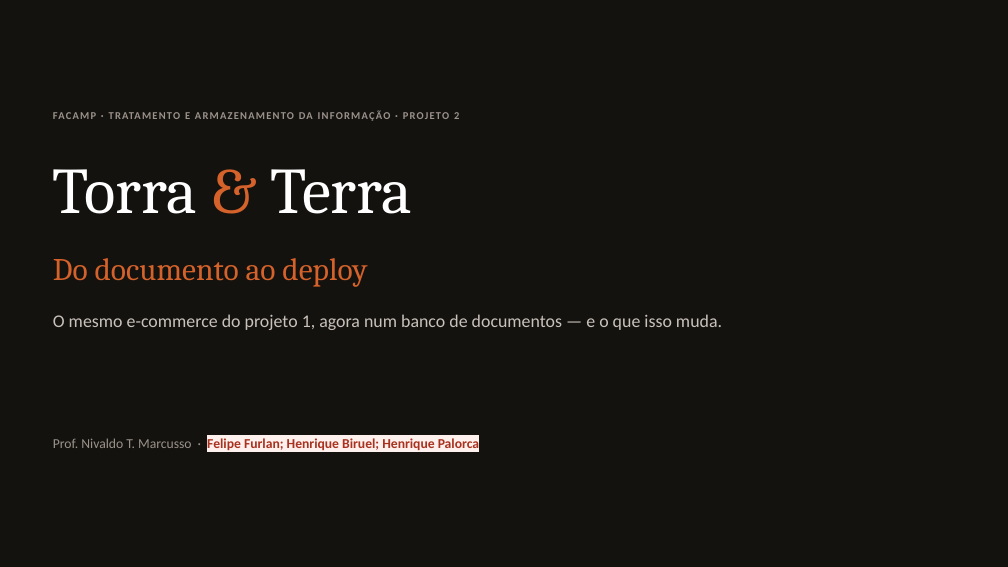
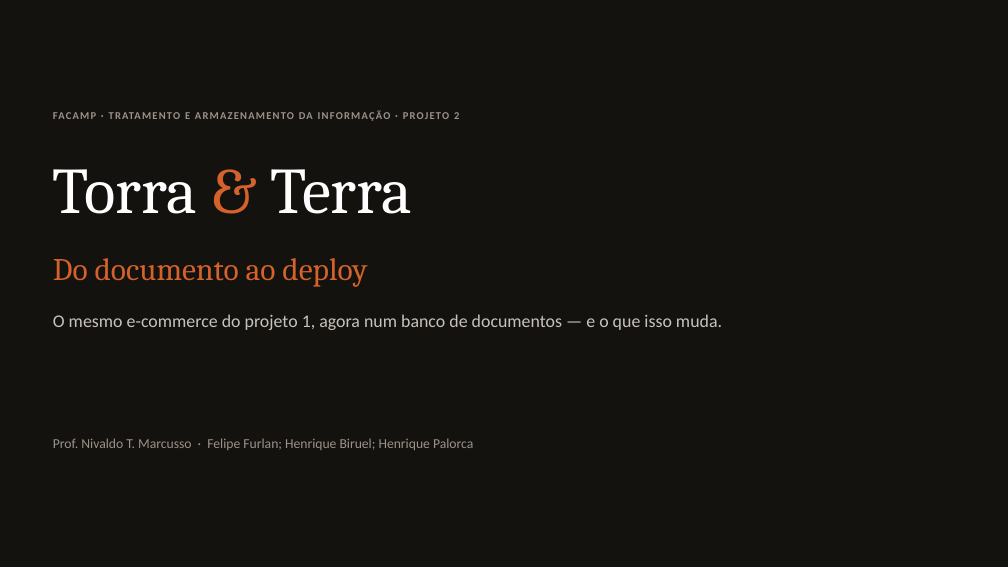
Before and after one commit to lipefurlan/projeto-nivaldo-nosql, a slide deck: slide 1 of public/static/Torra_e_Terra_NoSQL.pptx. Drawn at 1008x567 pixels with LibreOffice and Linux fonts; fonts in the diff are those of the drawing. Boxes give left, top, right and bottom in pixels: in the first picture for what was removed or moved away, otherwise in the second. Text is boxed around its words. In the diff, an @@ line names an element or a change of style, - is before the commit and + after.

```diff
--- a/public/static/Torra_e_Terra_NoSQL.pptx
+++ b/public/static/Torra_e_Terra_NoSQL.pptx
@@ text "Prof. Nivaldo T. Marcusso · ..." at [53,438,473,450]: text colour #A8321F to #9B928A, highlight #FDF0ED to none, bold off in "Felipe Furlan; Henrique Biruel; Henrique Palorca" @@
```
Also in this commit, not shown: 5 other slides changed, 1 other file.
